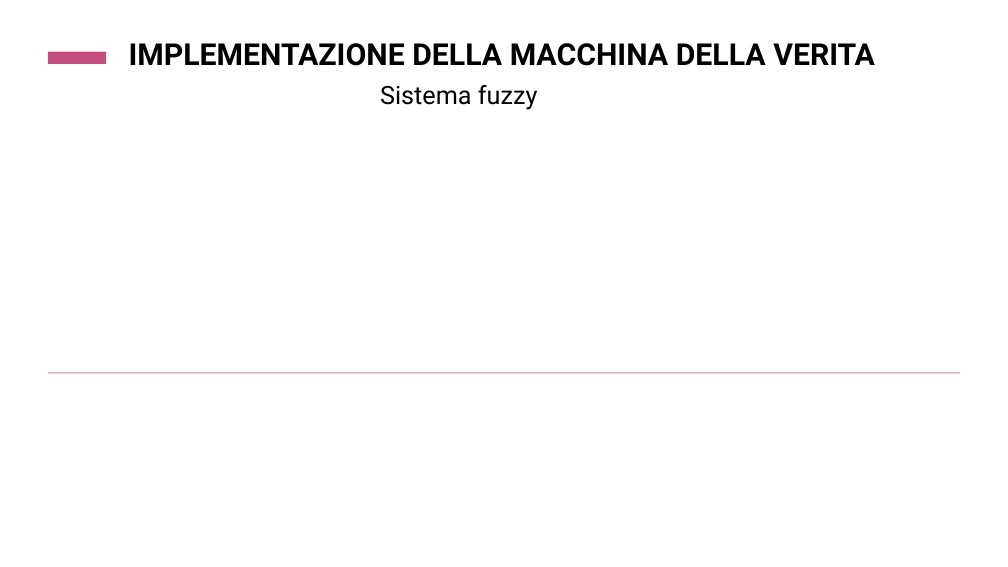
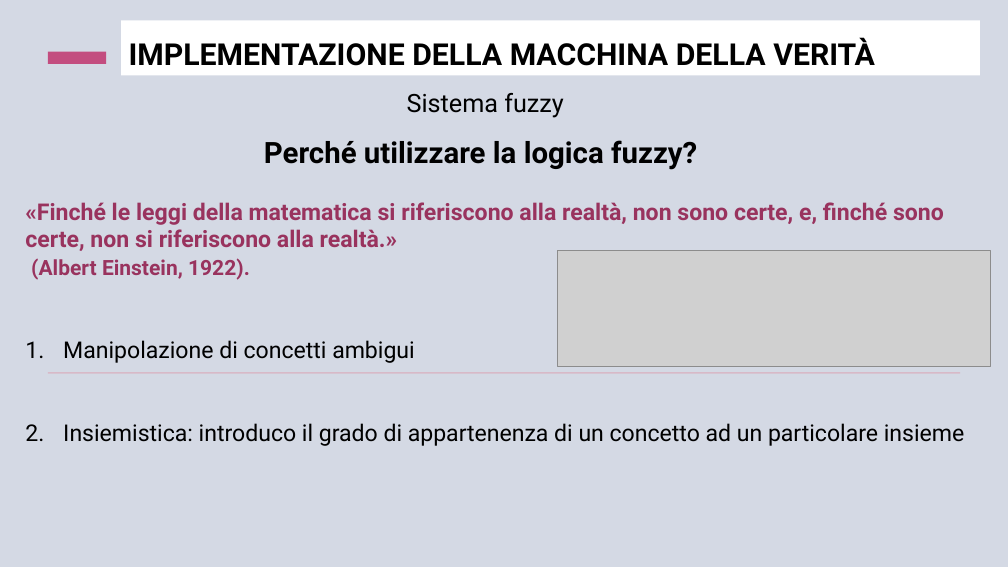
Before and after one commit to ClaudiaMarano/Progetto-Fuzzy, a slide deck: slide 2 of LA VERITÀ STA NEI GESTI.pptx. Drawn at 1008x567 pixels with LibreOffice and Linux fonts; fonts in the diff are those of the drawing; grey boxes stand for pictures. Boxes give left, top, right and bottom in pixels: in the first picture for what was removed or moved away, otherwise in the second. Text is boxed around its words. In the diff, an @@ line names an element or a change of style, - is before the commit and + after.

```diff
--- a/LA VERITÀ STA NEI GESTI.pptx
+++ b/LA VERITÀ STA NEI GESTI.pptx
@@ background #FFFFFF to #002060 at 17% opacity @@
@@ title "IMPLEMENTAZIONE DELLA MACCHINA DELLA VERITÀ": place and size @@
-title "IMPLEMENTAZIONE DELLA MACCHINA DELLA VERITÀ" at (129,43,875,66)
+title "IMPLEMENTAZIONE DELLA MACCHINA DELLA VERITÀ" at (121,20,980,76)
@@ title at (129,37,875,66): text changed @@
-IMPLEMENTAZIONE DELLA MACCHINA DELLA VERITA
+IMPLEMENTAZIONE DELLA MACCHINA DELLA VERITÀ
@@ text "Sistema fuzzy": place and size @@
-text "Sistema fuzzy" at (380,85,538,110)
+text "Sistema fuzzy" at (407,93,564,118)
@@ text added at (25,140,964,446), 22 pt, text #000000, bold @@
+Perché utilizzare la logica fuzzy?
+«Finché le leggi della matematica si riferiscono alla realtà, non sono certe, e, finché sono certe, non si riferiscono alla realtà.»
+(Albert Einstein, 1922).
+1. Manipolazione di concetti ambigui
+2. Insiemistica: introduco il grado di appartenenza di un concetto ad un particolare insieme
@@ picture added at (558,250,991,366) @@
```
Also in this commit, not shown: 8 other slides changed, 4 slides added, 1 other file.
